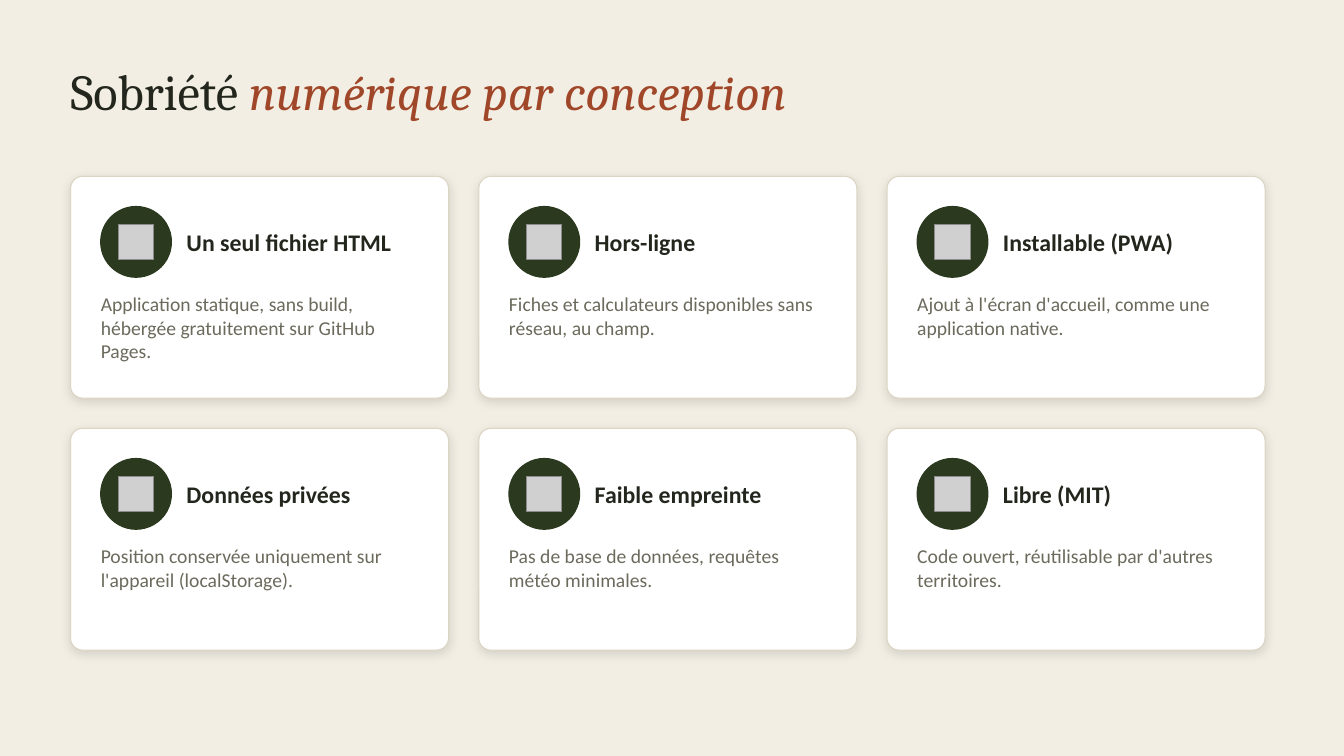
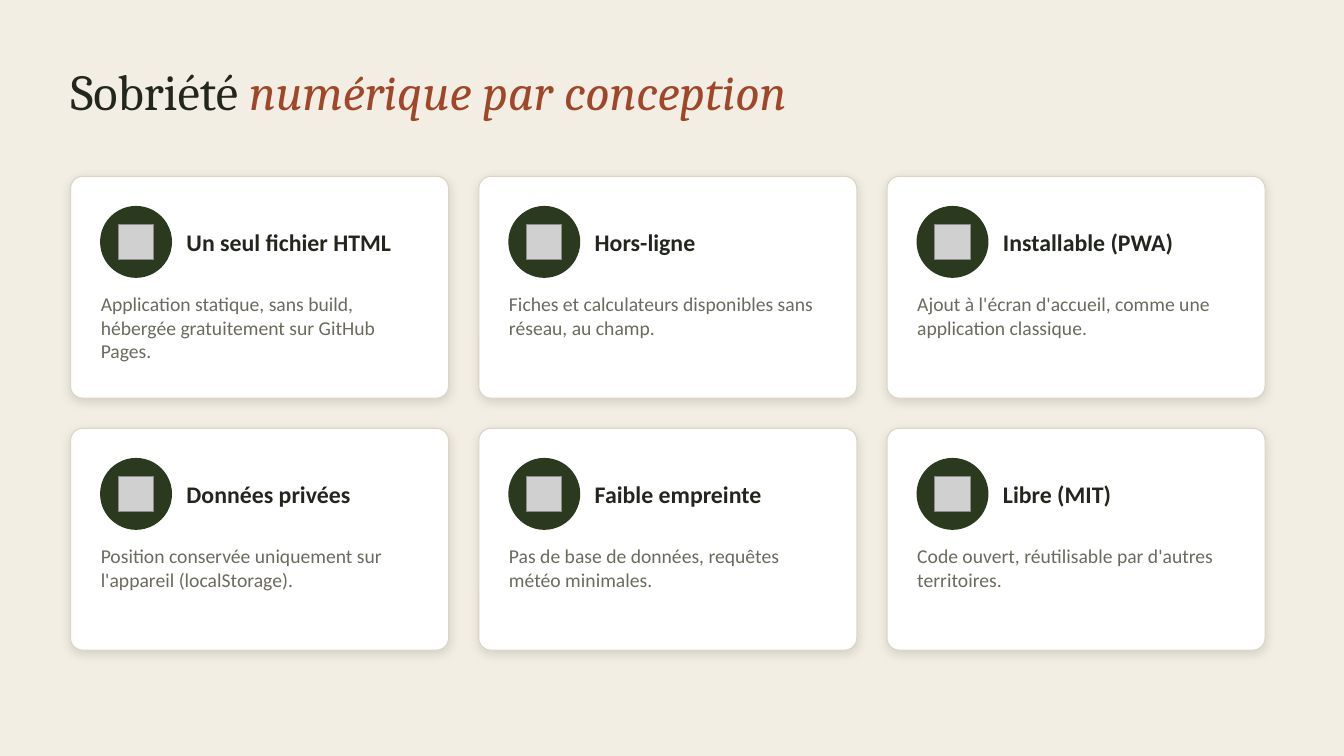
Before and after one commit to elodie24000/meteo-rique-maraichage, a slide deck: slide 8 of presentation/Presentation_outil_maraichage.pptx. Drawn at 1344x756 pixels with LibreOffice and Linux fonts; fonts in the diff are those of the drawing; grey boxes stand for pictures. Boxes give left, top, right and bottom in pixels: in the first picture for what was removed or moved away, otherwise in the second. Text is boxed around its words. In the diff, an @@ line names an element or a change of style, - is before the commit and + after.

```diff
--- a/presentation/Presentation_outil_maraichage.pptx
+++ b/presentation/Presentation_outil_maraichage.pptx
@@ text at (917, 297, 1209, 338): text changed @@
-Ajout à l'écran d'accueil, comme une application native.
+Ajout à l'écran d'accueil, comme une application classique.
```
Also in this commit, not shown: 1 other slide changed.
